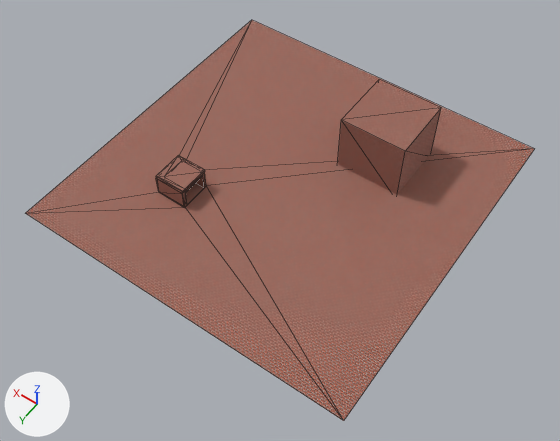
Two versions of the glTF model Assets/Models/plane.glb, one commit apart.
Camera for both pictures: a camera (50 mm lens) standing at (-92.2, 133.8, 186.8) and looking at (-7.0, 14.5, -0.7). Arrows for +X, +Y and +Z are at lower left; the lights stay in place. The picture after the commit comes second. Mesh edges are drawn as thin lines. Where no turn or scale is listed for an object, it has been applied to the vertices. Vertices at exactly the same position are counted once.

Script lines for the objects in view, before the commit:
```python
me_plane_001 = bpy.data.meshes.new('Plane.001')
me_plane_001.from_pydata(...)  # 54 vertices, 94 faces; spans x -58.0..58.0, y -58.0..58.0, z -2.3..20.0
me_plane_001.materials.append(mat_brick_001)  # picture img_brick
ob_plane = bpy.data.objects.new('Plane', me_plane_001)
ob_plane.location = (0.0, 0.0, 0.0)
```
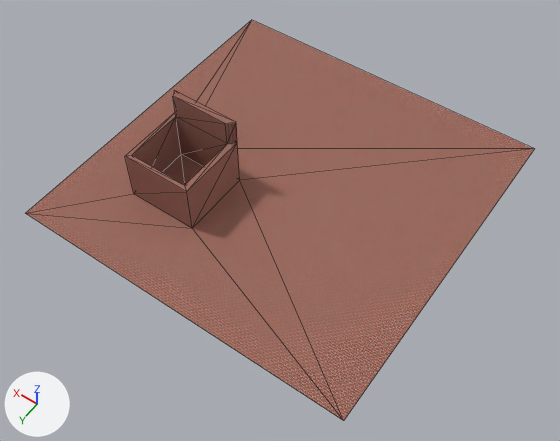
Scene script edits in JSON lines:
```json
{"block": "me_plane_001", "where": "# used by ob_plane; location = (0.0, 0.0, 0.0)"}
{"op": "remove", "block": "me_plane_001", "code": "me_plane_001.from_pydata(...)  # 54 vertices, 94 faces; spans x -58.0..58.0, y -58.0..58.0, z -2.3..20.0"}
{"op": "add", "block": "me_plane_001", "code": "me_plane_001.from_pydata(...)  # 32 vertices, 54 faces; spans x -58.0..58.0, y -58.0..58.0, z -0.2..25.7"}
{"block": "me_plane_001", "change": "me_plane_001 part 1: the loose piece of 8 vertices spanning x -31.2..-8.9, y -37.0..-14.7, z -2.3..20.0 is deleted"}
{"block": "me_plane_001", "change": "me_plane_001 part 2"}
{"block": "me_plane_001", "change": "34 vertices are removed from x 19.7..30.2, y 17.1..27.9, z 0.0..7.6"}
{"block": "me_plane_001", "change": "70 faces are deleted"}
{"block": "me_plane_001", "change": "12 vertices are added at x 12.5..36.3, y 9.1..32.8, z 0.0..25.7"}
{"block": "me_plane_001", "change": "8 new vertices lie (0.0, 0.0, 17.2) away from vertices in x 12.5..36.3, y 9.1..32.8, z 0.0"}
{"block": "me_plane_001", "change": "42 new faces join them"}
{"block": "me_plane_001", "change": "other edits to the shape of me_plane_001 do not show in these pictures"}
```

Location of each change, (x1, y1, x2, y2) in pixels of the pictures (560 x 441 px):
```json
{"part": 1, "of": "me_plane_001", "change": "deleted", "before": [337, 79, 441, 195], "on screen": "brown"}
{"part": 2, "of": "me_plane_001", "change": "reshaped", "before": [30, 20, 534, 416], "after": [30, 20, 534, 416]}
```
